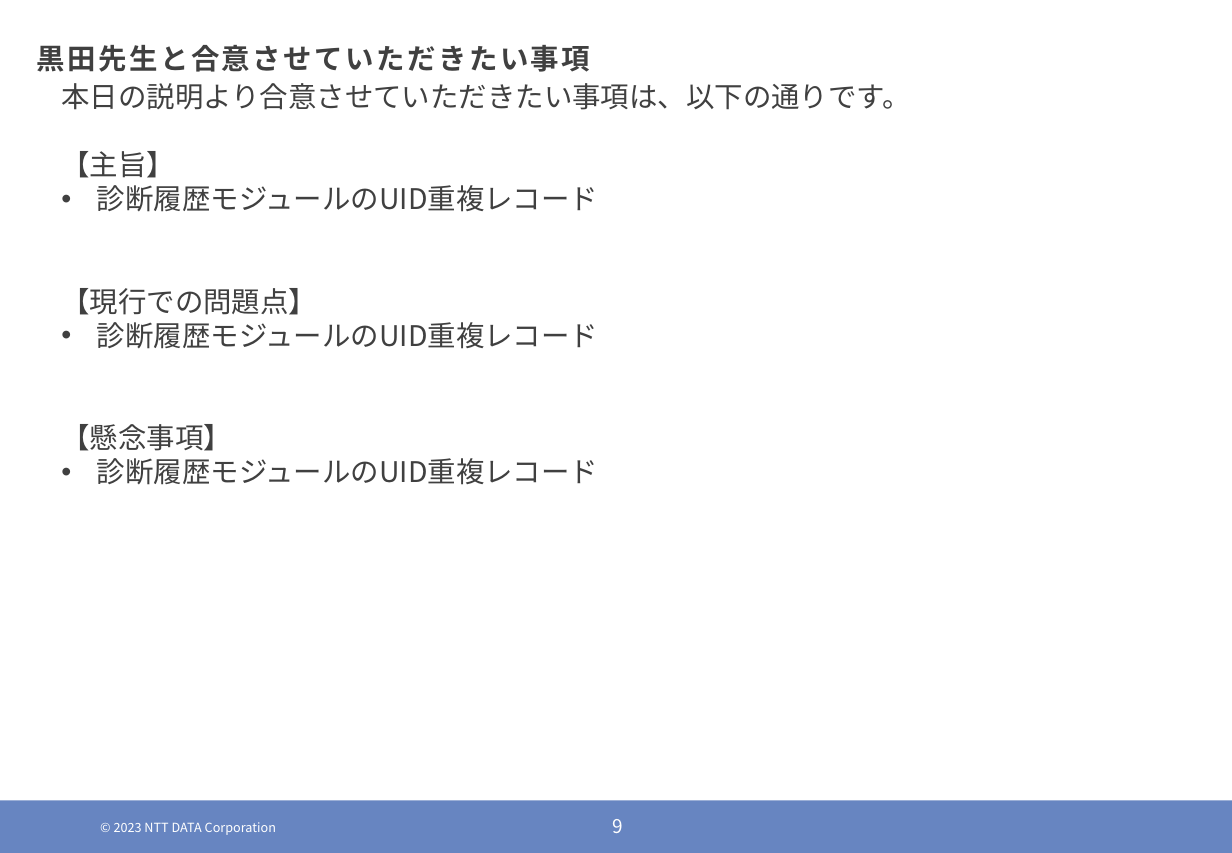
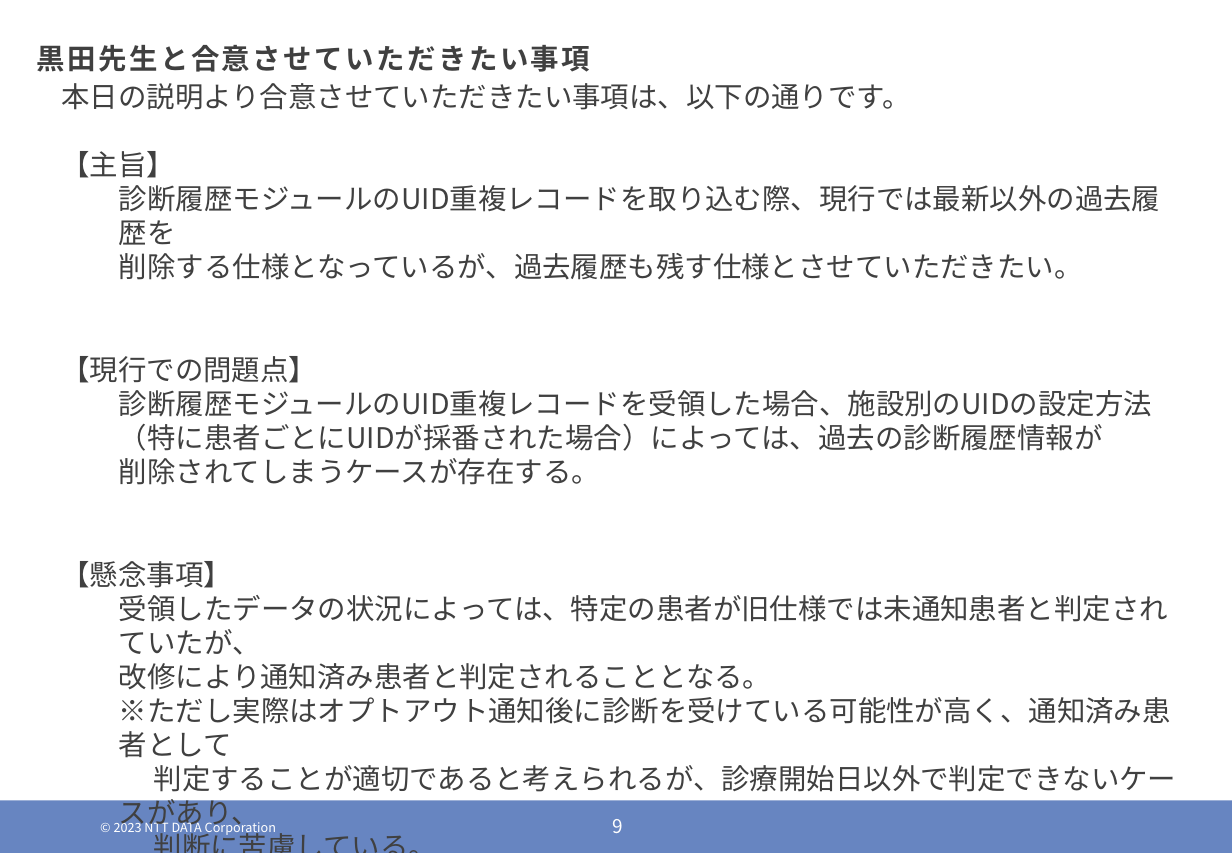
Before and after one commit to kazuyuki-ogata/calapp, a slide deck: slide 9 of UID重複レコードの取込による検討.pptx. Drawn at 1232x853 pixels with LibreOffice and Linux fonts; fonts in the diff are those of the drawing; background and template pictures are left out. Boxes give left, top, right and bottom in pixels: in the first picture for what was removed or moved away, otherwise in the second. Text is boxed around its words. In the diff, an @@ line names an element or a change of style, - is before the commit and + after.

```diff
--- a/UID重複レコードの取込による検討.pptx
+++ b/UID重複レコードの取込による検討.pptx
@@ text at (119,185,1160,280): text changed @@
-• 診断履歴モジュールのUID重複レコード
+  診断履歴モジュールのUID重複レコードを取り込む際、現行では最新以外の過去履歴を
+  削除する仕様となっているが、過去履歴も残す仕様とさせていただきたい。
@@ text at (119,390,1152,485): text changed @@
-• 診断履歴モジュールのUID重複レコード
+  診断履歴モジュールのUID重複レコードを受領した場合、施設別のUIDの設定方法
+  （特に患者ごとにUIDが採番された場合）によっては、過去の診断履歴情報が
+  削除されてしまうケースが存在する。
@@ text at (119,595,1177,831): text changed @@
-• 診断履歴モジュールのUID重複レコード
+  受領したデータの状況によっては、特定の患者が旧仕様では未通知患者と判定されていたが、
+  改修により通知済み患者と判定されることとなる。
+  ※ただし実際はオプトアウト通知後に診断を受けている可能性が高く、通知済み患者として
+  判定することが適切であると考えられるが、診療開始日以外で判定できないケースがあり、
+  判断に苦慮している。
```
Also in this commit, not shown: 3 other slides changed.
